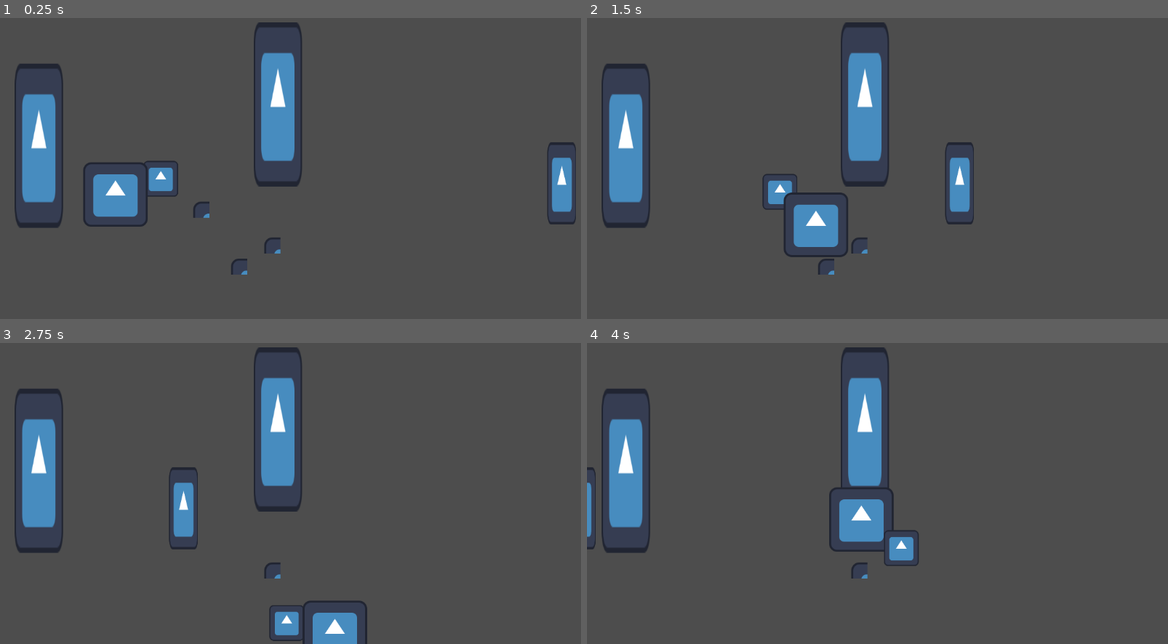
Above: before the commit, frames 1-4 (two rows, left to right).
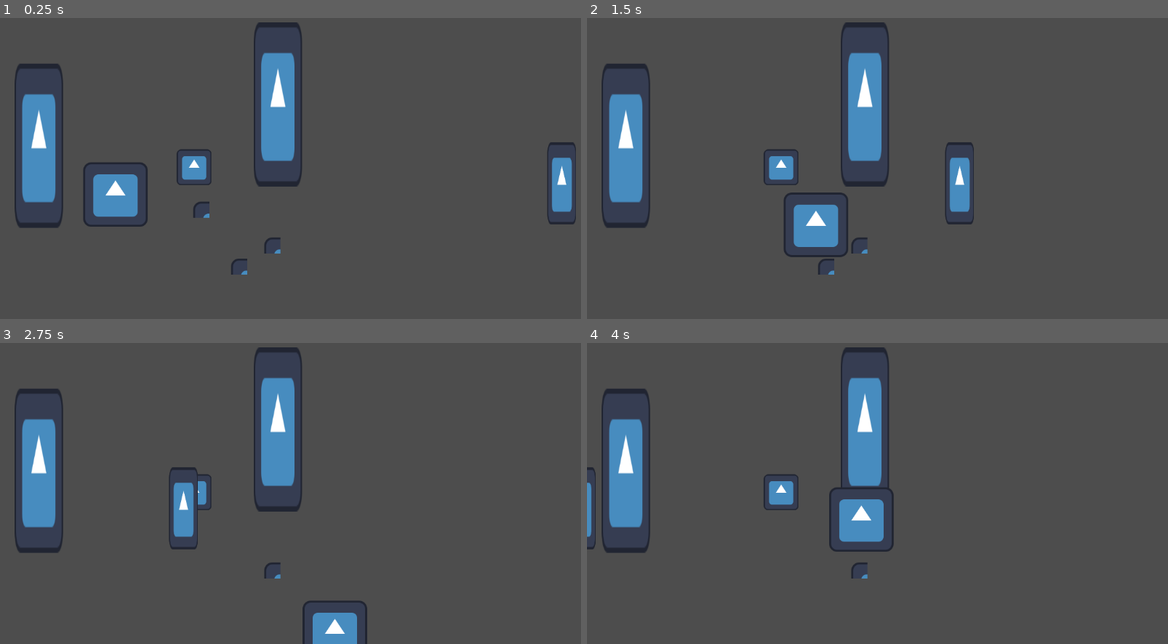
Above: after the commit, the same moments.

Repository: 7riciu/joyride
Game: Godot game, scene res://scenes/street.tscn
The game is run twice, just before and just after one commit, with the same random seed, the same clock (stepped at 60 frames per second) and the same inputs. This scene is started directly instead of the project's main scene. The engine's default icon, where the game draws it, is replaced by a stand-in: a white triangle on a blue panel in a dark square.
Inputs:
- Up to frame 1 (0.25 s): no input
- Up to frame 2 (1.5 s): tap Enter at 0.5 s; hold Right (right) 0.53-1.28 s; tap E (interact) at 0.6, 1.35 s; hold Down (down) from 1.28 s (still down)
- Up to frame 3 (2.75 s): release Down (down) at 2.03 s; hold Right (right) from 2.03 s (still down); tap Alt at 2.1 s; tap E (interact) at 2.3 s
- Up to frame 4 (4 s): release Right (right) at 2.78 s; hold Up (up) 2.78-3.53 s; tap Shift at 2.85 s; tap E (interact) at 3.05, 3.6 s; hold Left (left) from 3.53 s (still down)

The runs differ from the first frame. In frame 1, 0.8% of the frame differs, in the area x 24-37%, y 43-60%; in frame 2, 0.8%; in frame 3, 0.6%; in frame 4, 0.9%, in the area x 30-58%, y 43-75%.

Commit message:
The friend start following you only after you talk to them and call them on an adventure :)

Diff:
--- a/scenes/friend_1.tscn
+++ b/scenes/friend_1.tscn
@@ -1,7 +1,8 @@
-[gd_scene load_steps=6 format=3 uid="uid://c0hwhnet0nxrb"]
+[gd_scene load_steps=8 format=3 uid="uid://c0hwhnet0nxrb"]
 
 [ext_resource type="Script" uid="uid://2ck2o1wyqu11" path="res://scripts/friend_1.gd" id="1_hda73"]
 [ext_resource type="Texture2D" uid="uid://dvcqfdy0ikfph" path="res://icon.svg" id="1_kexj6"]
+[ext_resource type="Script" uid="uid://ch5gydsr24h2u" path="res://scripts/friend_1_area.gd" id="3_gesda"]
 
 [sub_resource type="AtlasTexture" id="AtlasTexture_hda73"]
 atlas = ExtResource("1_kexj6")
@@ -21,7 +22,10 @@
 [sub_resource type="RectangleShape2D" id="RectangleShape2D_kexj6"]
 size = Vector2(68, 70)
 
-[node name="friend1" type="CharacterBody2D"]
+[sub_resource type="RectangleShape2D" id="RectangleShape2D_f5re4"]
+size = Vector2(88, 35)
+
+[node name="friend1" type="CharacterBody2D" groups=["friend 1"]]
 script = ExtResource("1_hda73")
 
 [node name="AnimatedSprite2D" type="AnimatedSprite2D" parent="."]
@@ -31,3 +35,10 @@
 [node name="CollisionShape2D" type="CollisionShape2D" parent="."]
 shape = SubResource("RectangleShape2D_kexj6")
 disabled = true
+
+[node name="InteractArea" type="Area2D" parent="."]
+script = ExtResource("3_gesda")
+
+[node name="CollisionShape2D" type="CollisionShape2D" parent="InteractArea"]
+position = Vector2(0, 17.5)
+shape = SubResource("RectangleShape2D_f5re4")
--- a/scripts/friend_1.gd
+++ b/scripts/friend_1.gd
@@ -1,13 +1,15 @@
 extends CharacterBody2D
 
 @onready var player_sprite = get_tree().get_first_node_in_group("player")
-
+@onready var interact_area = $InteractArea
 var keep_distance = 100
 var speed = 300.0
-var jump = -400.0
 
-func _physics_process(_delta: float) -> void:
+func _process(_delta: float) -> void:
+	if interact_area.following:
+		follow()
 
+func follow():
 	if player_sprite == null:
 		return
 
--- /dev/null
+++ b/scripts/friend_1_area.gd
@@ -0,0 +1,42 @@
+extends Area2D
+
+@onready var speech_rect = get_tree().get_first_node_in_group("thought rect")
+@onready var speech_text = get_tree().get_first_node_in_group("thought text")
+@onready var friend_parent = get_tree().get_first_node_in_group("friend 1")
+
+var speech_on_screen = true
+var is_entered = false
+var following = false
+
+func _ready() -> void:
+	self.body_entered.connect(on_body_entered)
+	self.body_exited.connect(on_body_exited)
+
+func on_body_entered(body):
+	if body.is_in_group("player"):
+		is_entered = true
+
+func on_body_exited(body):
+	if body.is_in_group("player"):
+		is_entered = false
+
+func _process(_delta: float) -> void:
+	if is_entered and Input.is_action_just_pressed("interact"):
+		for node in get_tree().get_nodes_in_group("pause"):
+			node.movement_paused = true
+		speech()
+
+	if speech_on_screen and Input.is_action_just_pressed("skip"):
+		speech_rect.visible = false
+		speech_text.visible = false
+		speech_on_screen = false
+		for node in get_tree().get_nodes_in_group("pause"):
+			node.movement_paused = false
+			following = true
+
+func speech():
+	speech_rect.visible = true
+	speech_text.visible = true
+	speech_on_screen = true
+
+	speech_text.text = "This is interesting"
--- a/scripts/player.gd
+++ b/scripts/player.gd
@@ -5,7 +5,6 @@
 var speed = 300.0
 var deceleration = 0.1
 var acceleration = 0.1
-var jump_force = -400.0
 
 var movement_paused = false
 
Not shown, added: scripts/friend_1_area.gd.uid
